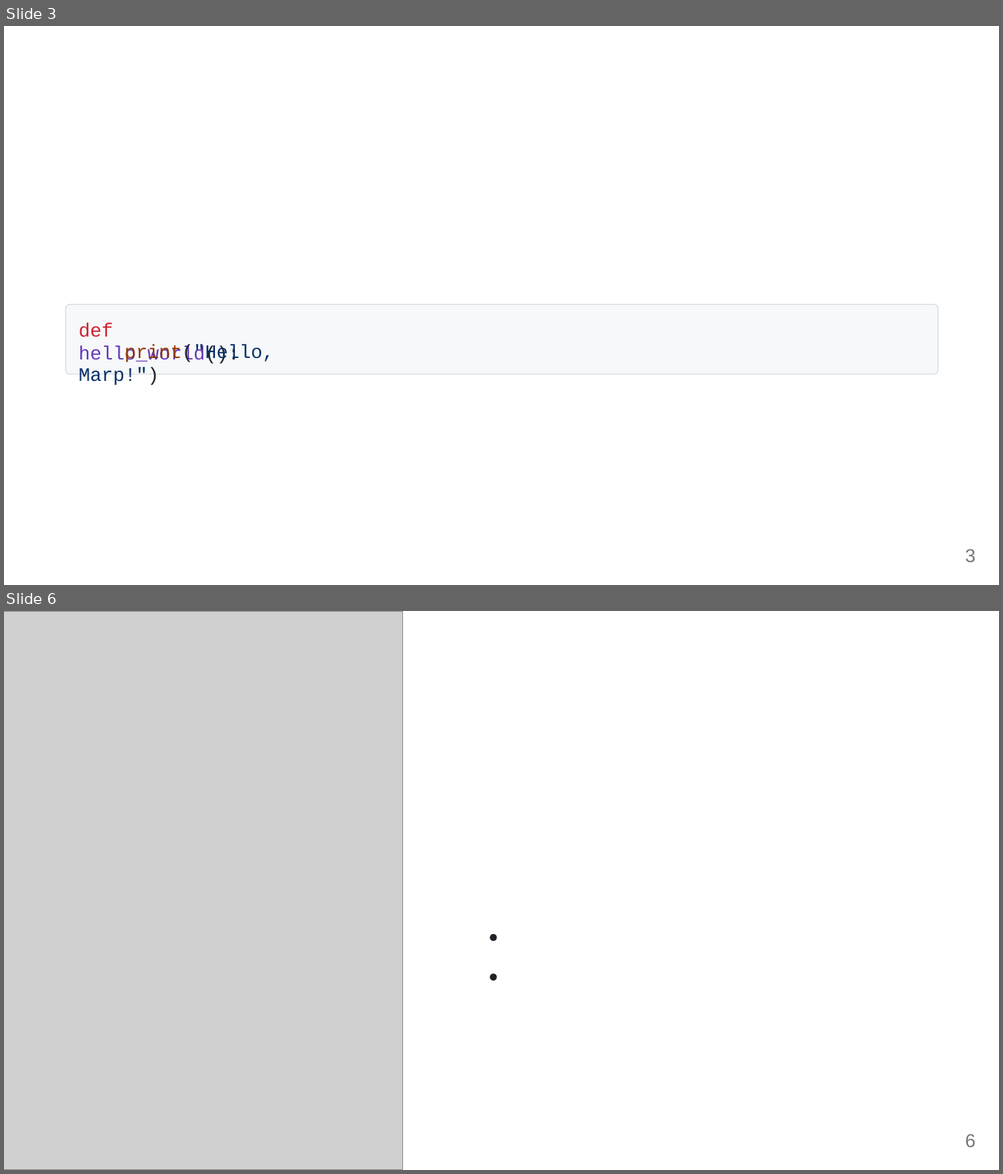
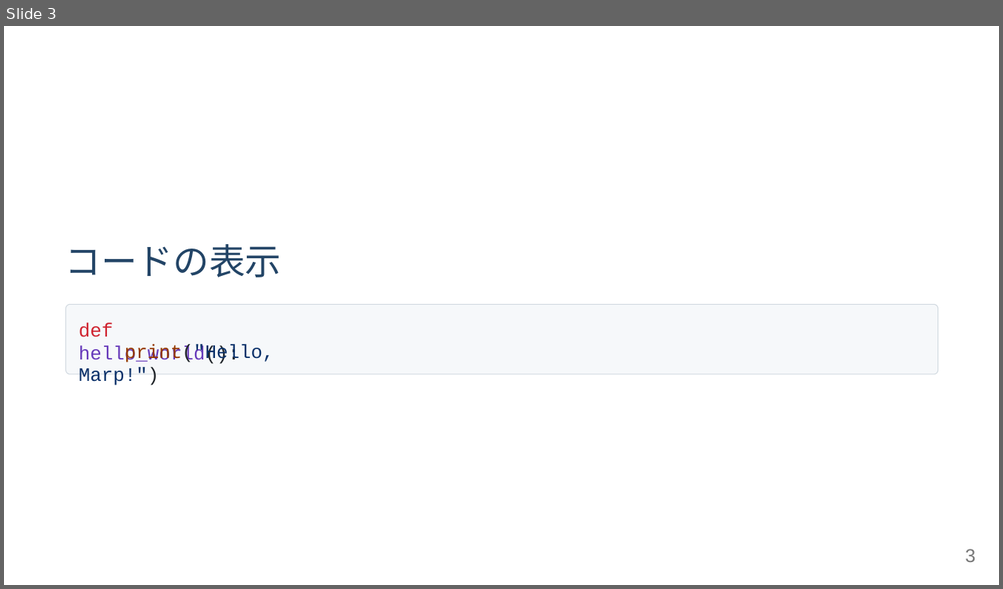
Before and after one commit to haruka-aibara/haruka-aibara, a slide deck: docs/Marp/test.pptx. Shown one above the other, each under a label of ours: slides 3 and 6 before the commit, slide 3 after it; the slides between them are not shown. The pictures are 1003x1174 and 1003x589 pixels, drawn with LibreOffice and Linux fonts; fonts in the diff are those of the drawing; grey boxes stand for pictures. Boxes give left, top, right and bottom in pixels: in the first picture for what was removed or moved away, otherwise in the second. Text is boxed around its words. In the diff, an @@ line names an element or a change of style, - is before the commit and + after.

```diff
--- a/docs/Marp/test.pptx
+++ b/docs/Marp/test.pptx
@@ slide 6 removed at box(4, 611, 999, 1170), background #FFFFFF @@
@@ freeform shape removed at box(4, 611, 999, 1170) @@
@@ picture removed at box(4, 611, 402, 1170) @@
@@ freeform shape removed at box(489, 934, 496, 941) @@
@@ freeform shape removed at box(489, 974, 496, 980) @@
@@ text removed at box(965, 1134, 975, 1147) @@
-6
@@ slide 3 changed as well @@
@@ text added at box(65, 244, 281, 278), 34.8 pt, text #224466 @@
+コードの表⽰
```
Also in this commit, not shown: 1 other slide changed, 5 slides added, 4 other slides removed.
